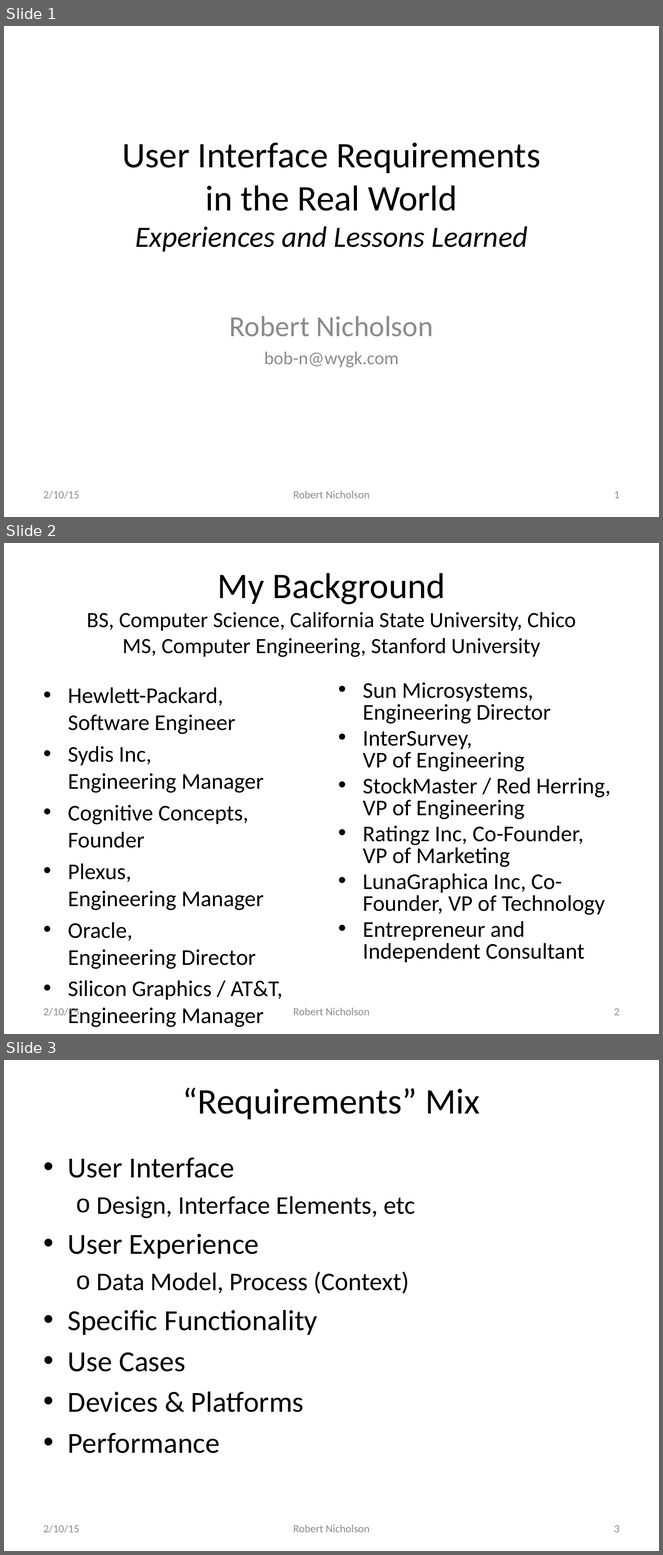
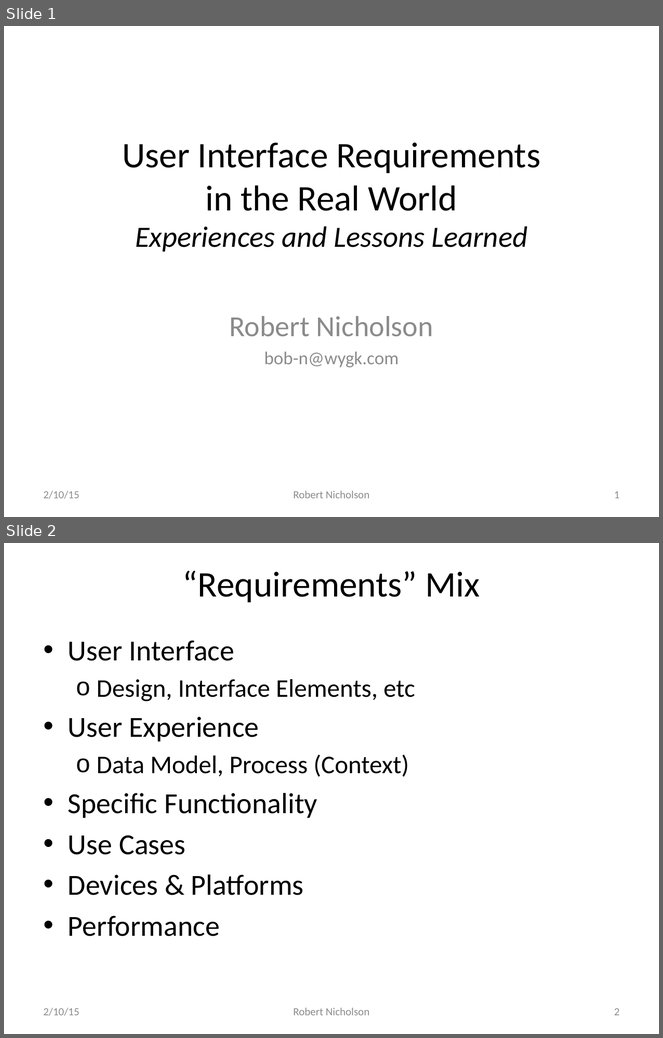
Before and after one commit to ZaydH/CS235, a slide deck: Lectures/CS235 - UI Design - Lecture #06 - 2015.02.10.pptx. Shown one above the other, each under a label of ours: slides 1, 2 and 3 before the commit, slides 1 and 2 after it. The pictures are 663x1555 and 663x1038 pixels, drawn with LibreOffice and Linux fonts; fonts in the diff are those of the drawing. Boxes give left, top, right and bottom in pixels: in the first picture for what was removed or moved away, otherwise in the second. Text is boxed around its words. In the diff, an @@ line names an element or a change of style, - is before the commit and + after.

Commit message:
Adding lecture sides from 3/10.  Cleaning up slides from 2/10.

```diff
--- a/Lectures/CS235 - UI Design - Lecture #06 - 2015.02.10.pptx
+++ b/Lectures/CS235 - UI Design - Lecture #06 - 2015.02.10.pptx
@@ slide 2 removed at [4, 543, 659, 1034], background #FFFFFF @@
@@ title removed at [87, 573, 577, 657] @@
-My Background
-BS, Computer Science, California State University, Chico
-MS, Computer Engineering, Stanford University
@@ text removed at [363, 682, 611, 963] @@
-• Sun Microsystems, Engineering Director
-• InterSurvey,
-  VP of Engineering
-• StockMaster / Red Herring, VP of Engineering
-• Ratingz Inc, Co-Founder,
-  VP of Marketing
-• LunaGraphica Inc, Co-Founder, VP of Technology
-• Entrepreneur and Independent Consultant
@@ text removed at [68, 688, 283, 1028] @@
-• Hewlett-Packard,
-  Software Engineer
-• Sydis Inc,
-  Engineering Manager
-• Cognitive Concepts, Founder
-• Plexus,
-  Engineering Manager
-• Oracle,
-  Engineering Director
-• Silicon Graphics / AT&T, Engineering Manager
@@ text removed at [44, 1008, 79, 1019] @@
-2/10/15
@@ text removed at [293, 1008, 370, 1016] @@
-Robert Nicholson
@@ page number removed at [614, 1008, 620, 1016] @@
-2
@@ what was slide 3 is now slide 2 @@
@@ page number at [614, 1008, 620, 1016]: text changed @@
-3
+2
```
Also in this commit, not shown: 1 other file.
